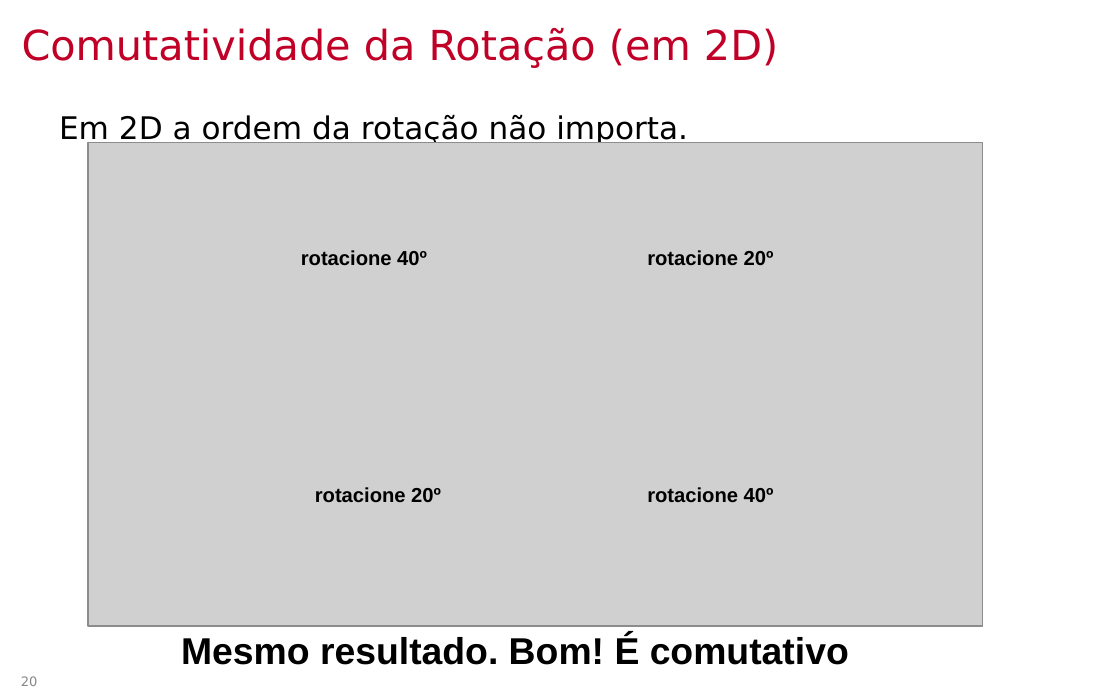
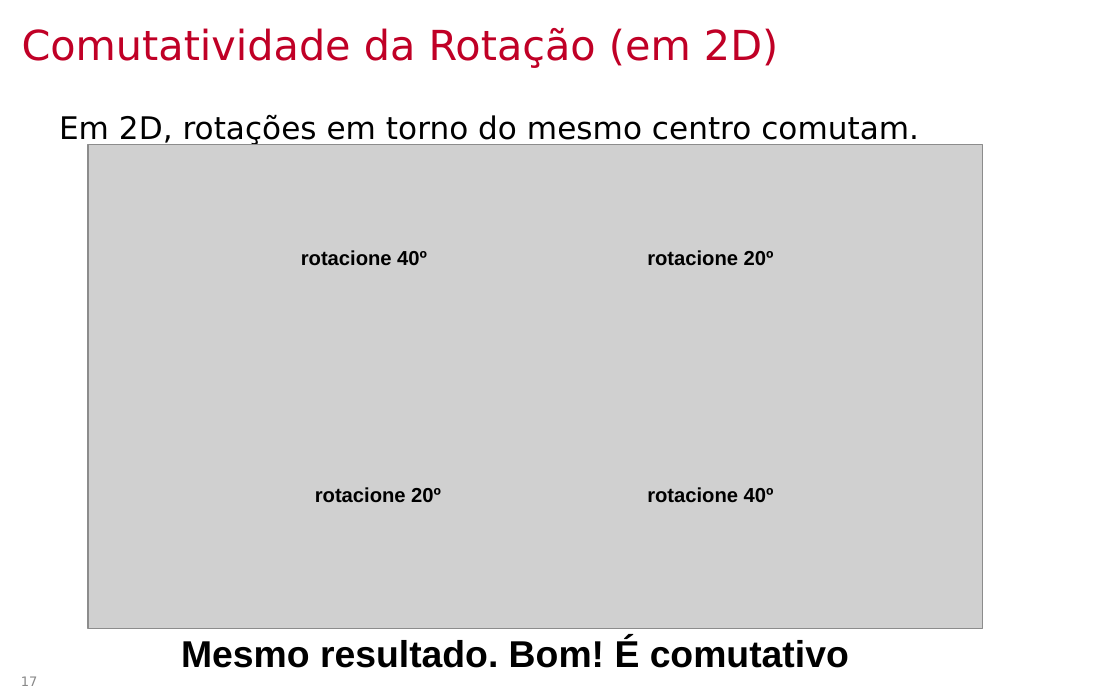
Before and after one commit to lpsoares/ComputacaoGrafica, a slide deck: slide 17 of docs/aulas/04-coordenadas_homogeneas_e_quaternios/aula4_coordenadas_homogeneas_e_quaternios.pptx (slide 20 before the commit). Drawn at 1120x700 pixels with LibreOffice and Linux fonts; fonts in the diff are those of the drawing; grey boxes stand for pictures; background and template pictures are left out. Boxes give left, top, right and bottom in pixels: in the first picture for what was removed or moved away, otherwise in the second. Text is boxed around its words. In the diff, an @@ line names an element or a change of style, - is before the commit and + after.

```diff
--- a/docs/aulas/04-coordenadas_homogeneas_e_quaternios/aula4_coordenadas_homogeneas_e_quaternios.pptx
+++ b/docs/aulas/04-coordenadas_homogeneas_e_quaternios/aula4_coordenadas_homogeneas_e_quaternios.pptx
@@ text at [59, 114, 919, 146]: text changed @@
-Em 2D a ordem da rotação não importa.
+Em 2D, rotações em torno do mesmo centro comutam.
@@ page number at [21, 676, 38, 686]: text changed @@
-20
+17
```
Also in this commit, not shown: 12 other slides changed, 10 slides removed, 2 other files.
